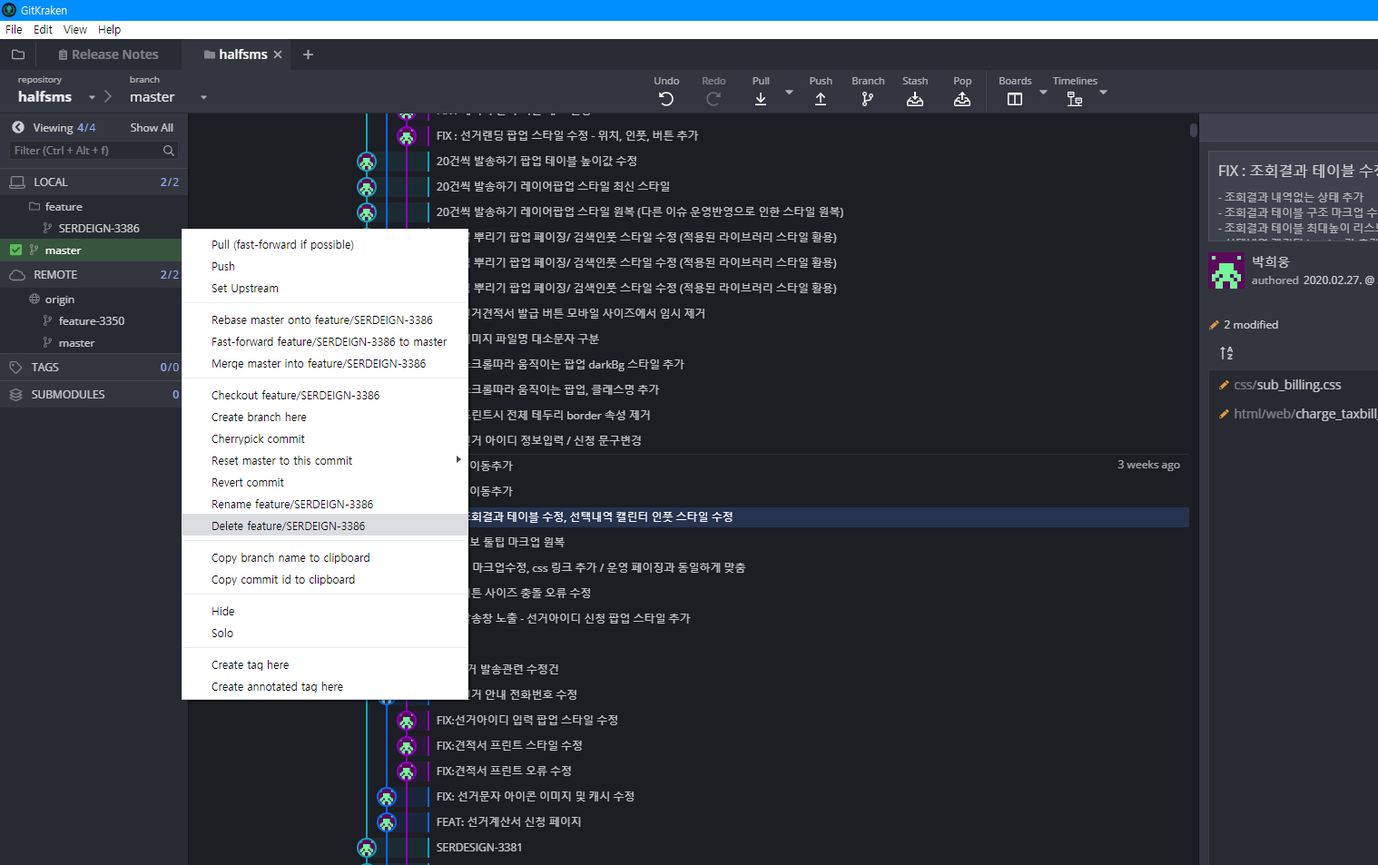
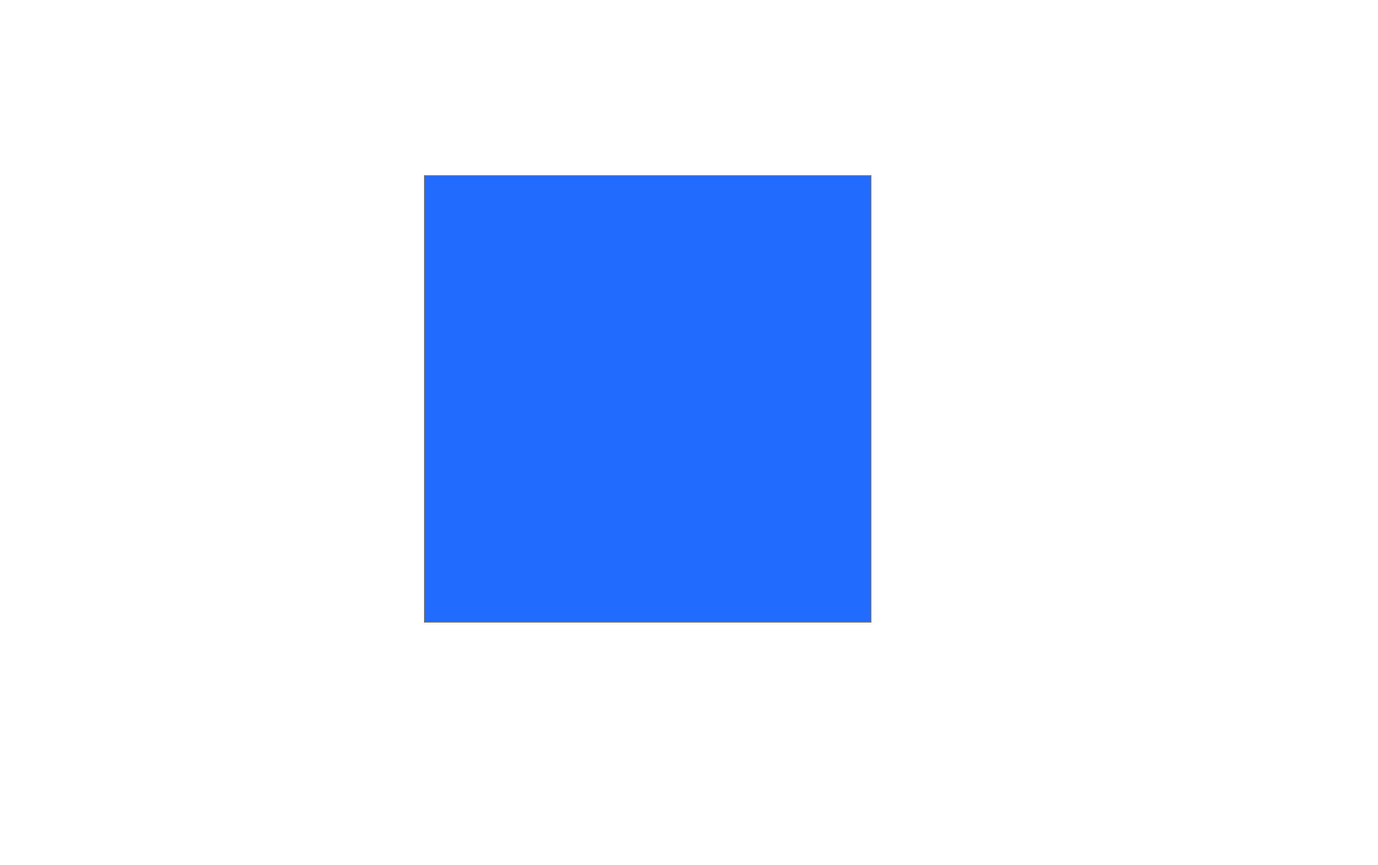
Revision of a layered 1378×865 image; what changed, layer by layer:
added layer "Rectangle 1" above "사용한 브랜치 삭제 2" over [423, 175, 872, 623]
hid "사용한 브랜치 삭제 2" over [0, 0, 1378, 865]
hid "사용한 브랜치 삭제" over [0, 0, 1378, 865]
hid "마스터 기준" over [0, 0, 1323, 772]
hid "Layer 1" over [0, 0, 1378, 816]
hid "3386 완료상태" over [0, 0, 1378, 865]
